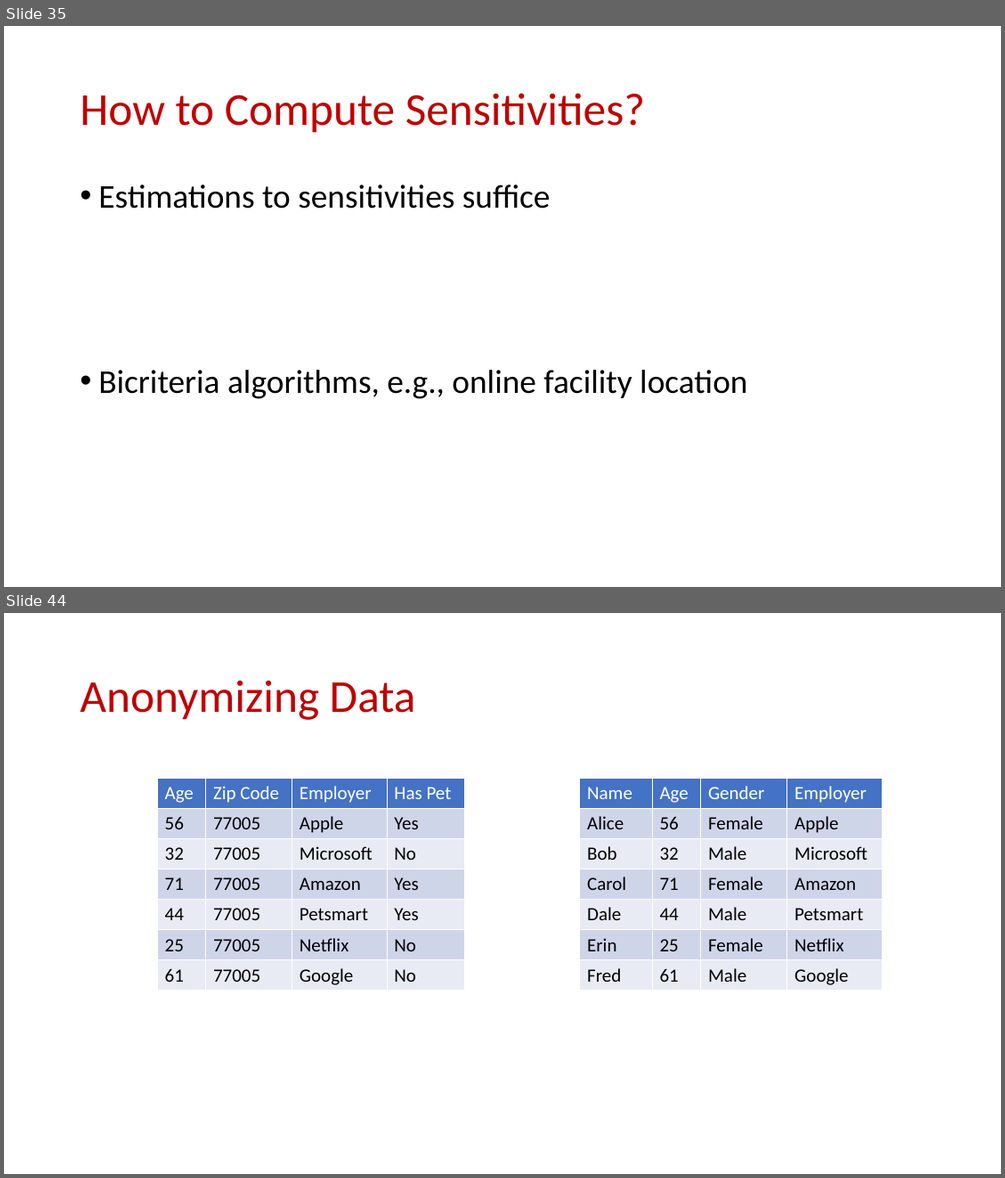
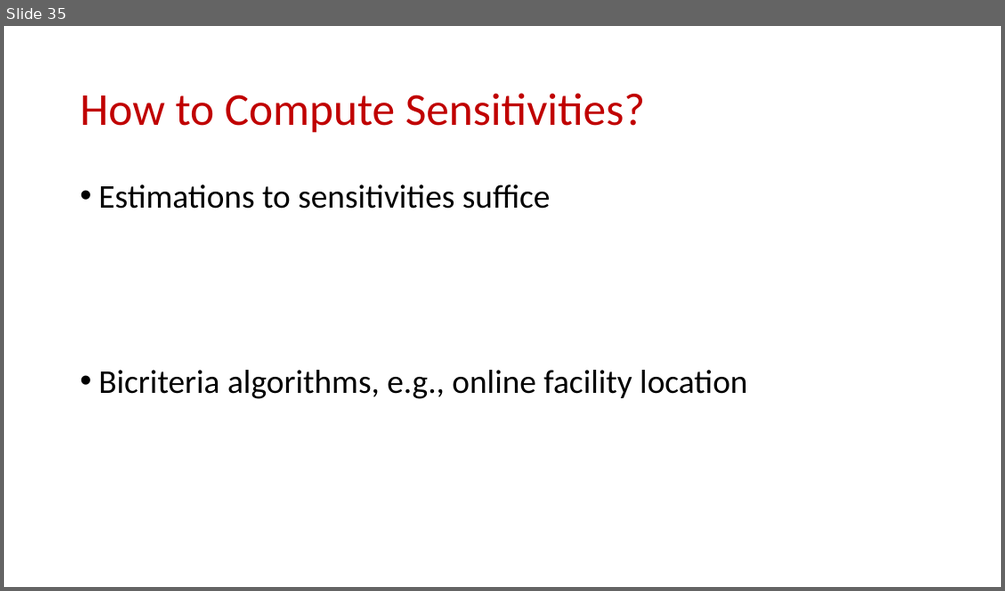
Before and after one commit to samsonzhou/samsonzhou.github.io, a slide deck: CSCE689-23/L25.pptx. Shown one above the other, each under a label of ours: slides 35 and 44 before the commit, slide 35 after it; the slides between them are not shown. The pictures are 1005x1178 and 1005x591 pixels, drawn with LibreOffice and Linux fonts; fonts in the diff are those of the drawing. Boxes give left, top, right and bottom in pixels: in the first picture for what was removed or moved away, otherwise in the second. Text is boxed around its words. In the diff, an @@ line names an element or a change of style, - is before the commit and + after.

```diff
--- a/CSCE689-23/L25.pptx
+++ b/CSCE689-23/L25.pptx
@@ slide 44 removed at (4,613,1001,1174), background #FFFFFF @@
@@ title removed at (80,680,416,720) @@
-Anonymizing Data
@@ table removed at (157,779,465,990), 7 rows, 4 columns @@
-Age | Zip Code | Employer | Has Pet
-56 | 77005 | Apple | Yes
-32 | 77005 | Microsoft | No
-71 | 77005 | Amazon | Yes
-44 | 77005 | Petsmart | Yes
-25 | 77005 | Netflix | No
-61 | 77005 | Google | No
@@ table removed at (580,779,882,990), 7 rows, 4 columns @@
-Name | Age | Gender | Employer
-Alice | 56 | Female | Apple
-Bob | 32 | Male | Microsoft
-Carol | 71 | Female | Amazon
-Dale | 44 | Male | Petsmart
-Erin | 25 | Female | Netflix
-Fred | 61 | Male | Google
```
Also in this commit, not shown: 24 other slides removed, 3 other files.
